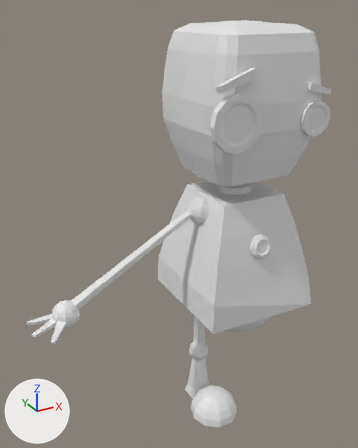
Two versions of the Blender file Blender_Files/cute_robot.blend, one commit apart.
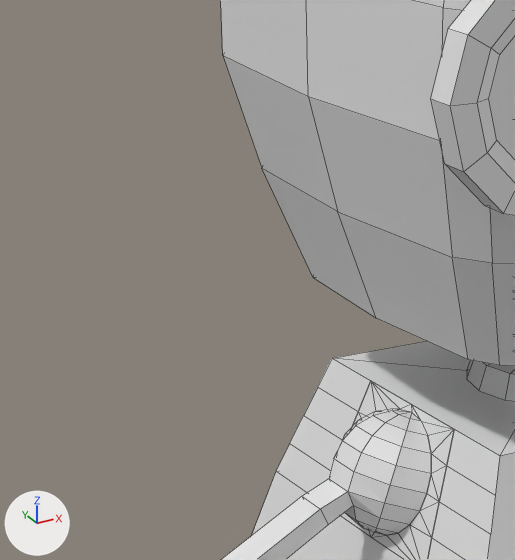
Each version appears first whole from a 50 mm lens placed at (-4.72, -6.54, 6.35), pointed at (-1.09, 0.05, 3.05), and next in a close-up on the part from 32% to 64% of the width and 23% to 51% of the height. Every picture has the same lights, and +X, +Y and +Z are marked at lower left. The close-ups show mesh edges as thin lines.

In view in the first close-up: 'eyes', 'robot'.
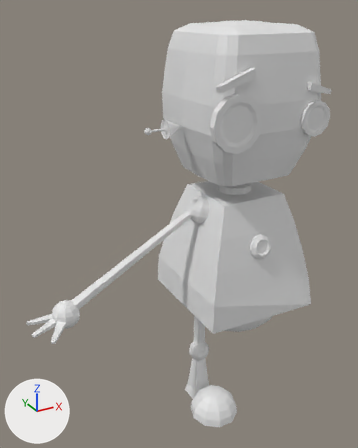
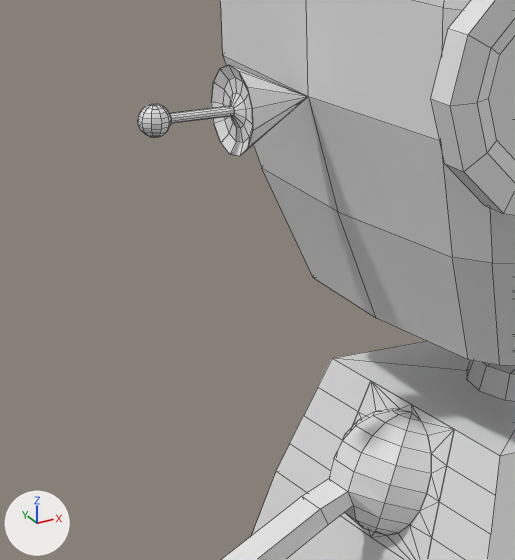
The newer file is also turned or shifted as a whole; pictures and numbers use the older file's frame.

Pixel boxes (x1, y1, x2, y2) of what changed, in the close-ups (515 x 560 px):
'robot', reshaped
    before: (221, 0, 515, 560)
    after: (138, 0, 515, 560)
part 1 of me_cube_001, added
    after: (138, 65, 307, 156)

What the commit changed:
me_cube_001 is used by ob_robot; location (-0.029, 0.026, 2.493).
me_cube_001 had 888 vertices, 884 faces, 4 loose edges and spanned x -3.67..1.04, y -1.1..1.1, z -3.2..3.66.
me_cube_001 now has 1085 vertices, 1105 faces, 5 loose edges and spans x -3.67..1.04, y -1.1..1.1, z -3.2..3.66.
Part 1, on me_cube_001:
184 vertices are added at x -1.65..-0.91, y -0.13..0.17, z 1.77..2.31.
13 new vertices lie (0.23, 0.0, 0.0) away from vertices in x -1.54, y 0.0..0.03, z 2.15..2.18.
1 loose edge is added.
221 new faces join them.
